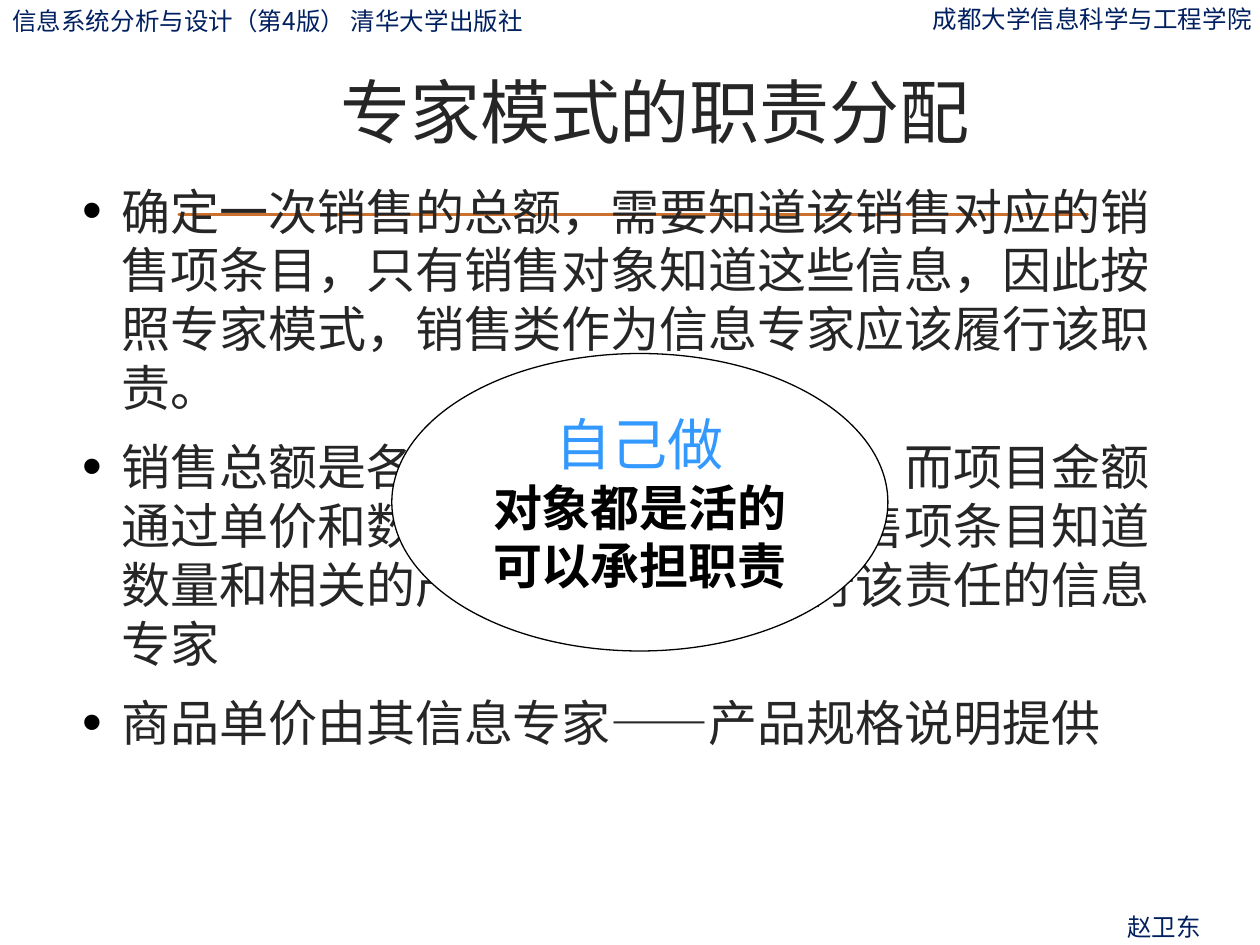
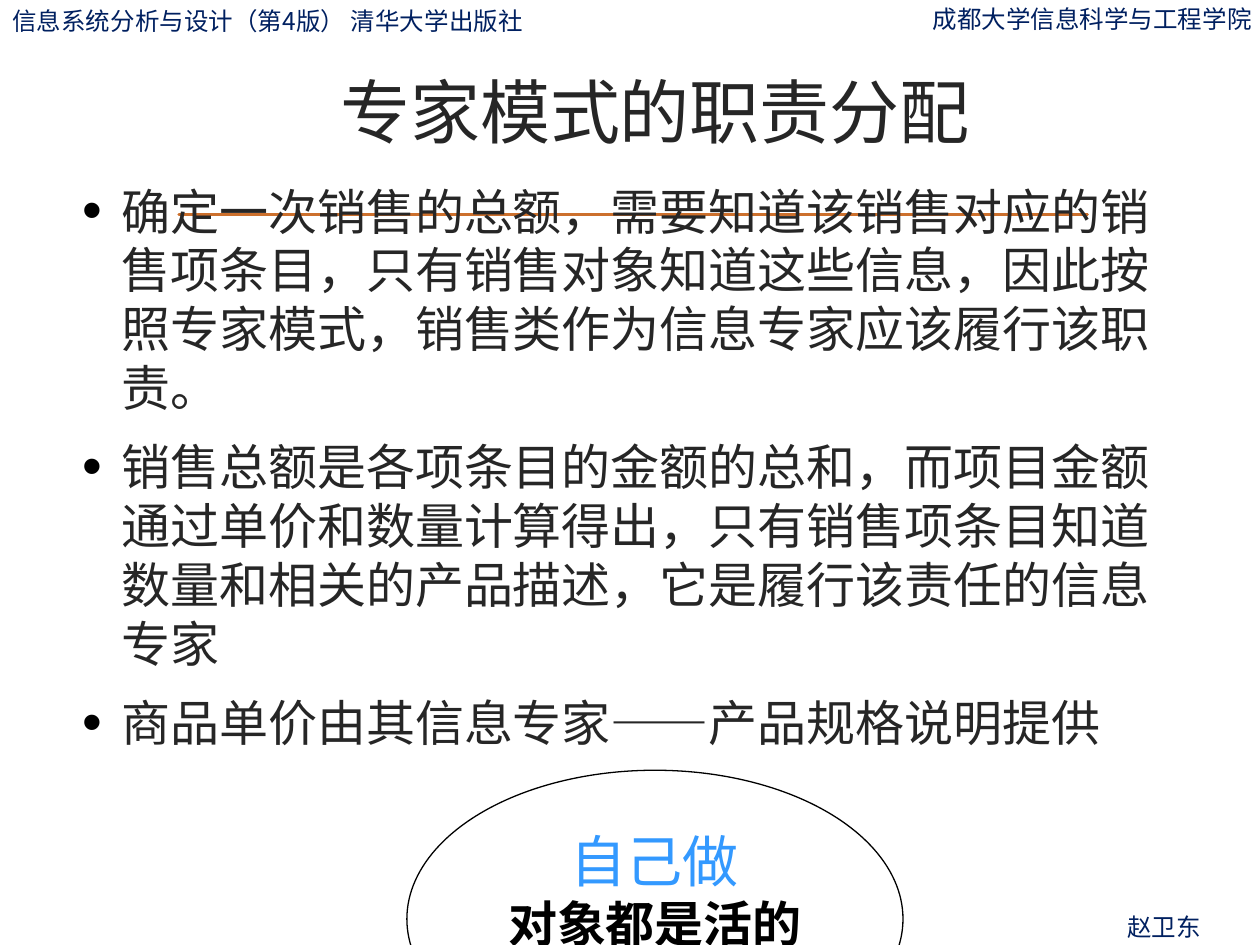
Before and after one commit to zwdcdu/is_analysis, a slide deck: slide 188 of ppt/第10章-系统总体设计.pptx. Drawn at 1260x945 pixels with LibreOffice and Linux fonts; fonts in the diff are those of the drawing; background and template pictures are left out. Boxes give left, top, right and bottom in pixels: in the first picture for what was removed or moved away, otherwise in the second. Text is boxed around its words. In the diff, an @@ line names an element or a change of style, - is before the commit and + after.

```diff
--- a/ppt/第10章-系统总体设计.pptx
+++ b/ppt/第10章-系统总体设计.pptx
@@ ellipse "自己做": place and size @@
-ellipse "自己做" at [392,354,888,651]
+ellipse "自己做" at [407,770,903,945]
```
Also in this commit, not shown: 1 other slide changed, 2 other files.
